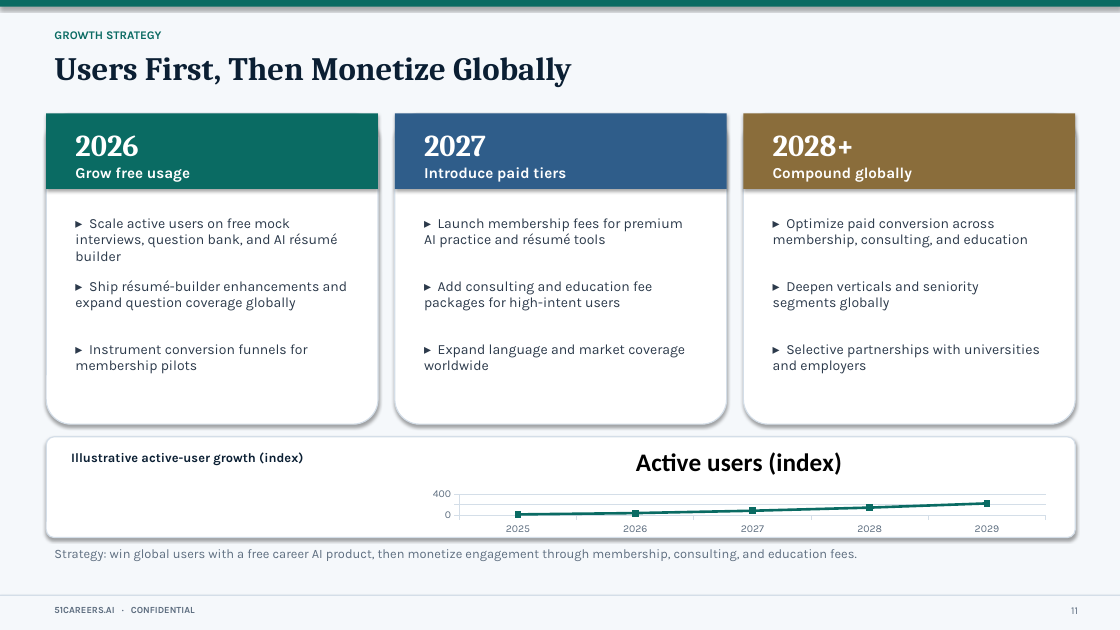
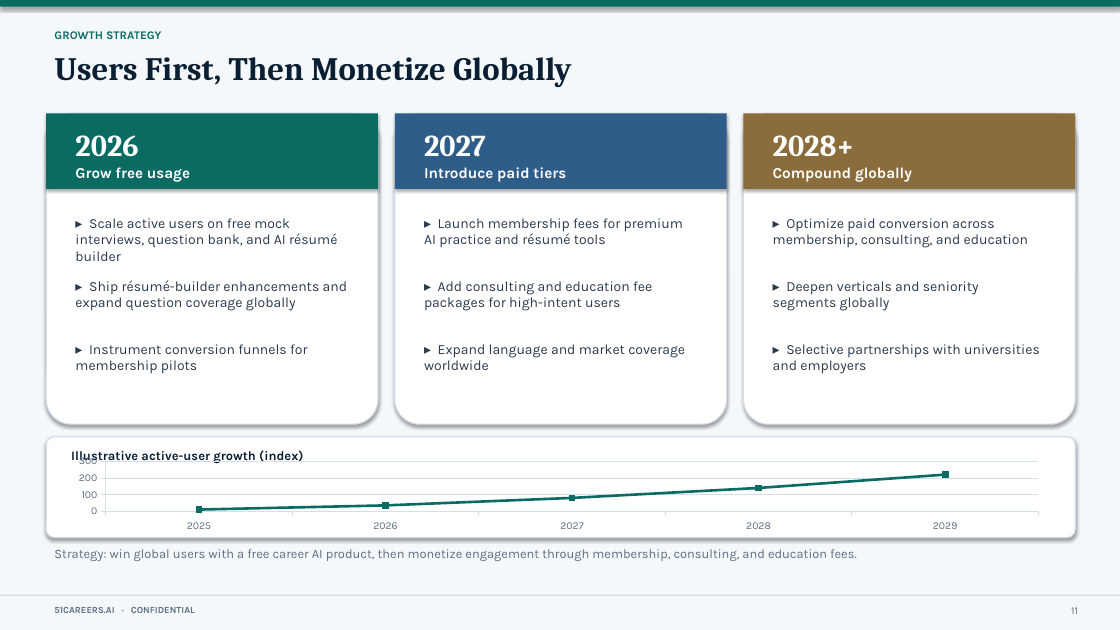
Before and after one commit to anthonyleedu/anthonyleedu, a slide deck: slide 11 of 51Careers_AI_Investor_Presentation.pptx. Drawn at 1120x630 pixels with LibreOffice and Linux fonts; fonts in the diff are those of the drawing. Boxes give left, top, right and bottom in pixels: in the first picture for what was removed or moved away, otherwise in the second. Text is boxed around its words. In the diff, an @@ line names an element or a change of style, - is before the commit and + after.

```diff
--- a/51Careers_AI_Investor_Presentation.pptx
+++ b/51Careers_AI_Investor_Presentation.pptx
@@ line chart at box(59, 454, 1059, 534) @@
@@ title "Active users (index)" removed @@
-Active users (index): 10, 35, 80, 140, 220
+Series 1: 10, 35, 80, 140, 220
@@ line chart: place and size @@
-line chart at box(420, 433, 1059, 538)
+line chart at box(59, 454, 1059, 534)
```
Also in this commit, not shown: 11 other slides changed, 1 other file.
